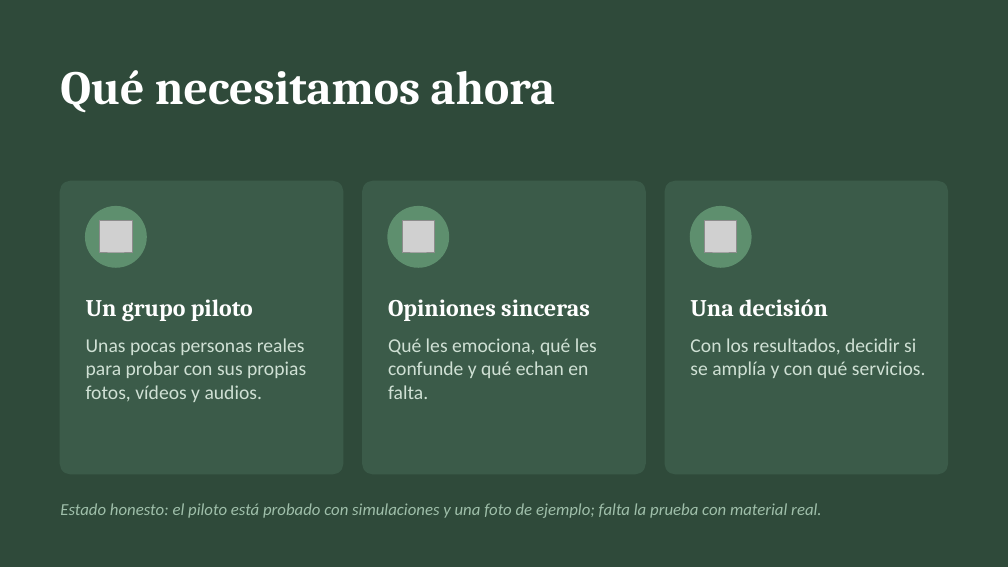
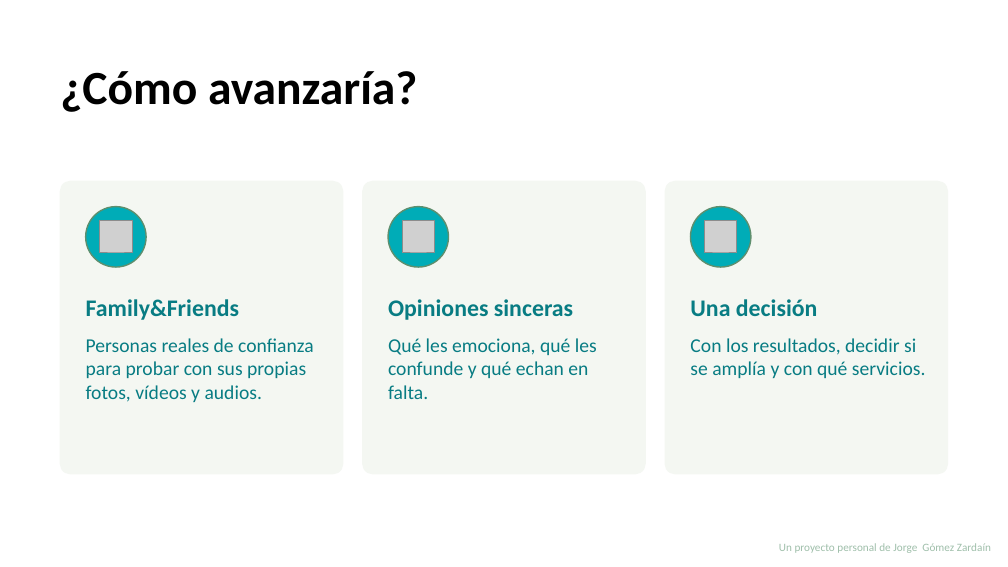
Before and after one commit to jgzmac/mis-memorias-de-oro, a slide deck: slide 9 of docs/Mi-Circulo-del-Tiempo-presentacion.pptx (slide 8 before the commit). Drawn at 1008x567 pixels with LibreOffice and Linux fonts; fonts in the diff are those of the drawing; grey boxes stand for pictures. Boxes give left, top, right and bottom in pixels: in the first picture for what was removed or moved away, otherwise in the second. Text is boxed around its words. In the diff, an @@ line names an element or a change of style, - is before the commit and + after.

Commit message:
versión 2.1.3 - Añadidos textos y anotaciones de propiedad intelectual a nombre de Jorge Gómez Zardaín

```diff
--- a/docs/Mi-Circulo-del-Tiempo-presentacion.pptx
+++ b/docs/Mi-Circulo-del-Tiempo-presentacion.pptx
@@ background #2F4A3A to #FFFFFF @@
@@ text at [60,71,417,112]: text changed; font Cambria to Calibri; text colour #FFFFFF to #000000 @@
-Qué necesitamos ahora
+¿Cómo avanzaría?
@@ fill #3B5B49 to #F4F7F2; outline #3B5B49 1 pt to #F4F7F2 1 pt in 3 elements at [363,181,645,474], [665,181,948,474], [60,181,343,474] @@
@@ fill #5E8F6E to #00ACB7 in 3 elements at [86,207,146,267], [388,207,449,267], [690,207,751,267] @@
@@ text at [86,299,239,320]: text changed; font Cambria to Calibri; text colour #FFFFFF to #087C83 @@
-Un grupo piloto
+Family&Friends
@@ text "Opiniones sinceras" at [388,299,573,320]: font Cambria to Calibri, text colour #FFFFFF to #087C83 @@
@@ text "Una decisión" at [690,299,818,316]: font Cambria to Calibri, text colour #FFFFFF to #087C83 @@
@@ text at [86,338,314,402]: text changed; text colour #CFE0D4 to #087C83 @@
-Unas pocas personas reales para probar con sus propias fotos, vídeos y audios.
+Personas reales de confianza para probar con sus propias fotos, vídeos y audios.
@@ text "Qué les emociona, qué les ..." at [388,338,597,399]: text colour #CFE0D4 to #087C83 @@
@@ text "Con los resultados, decidir si ..." at [690,338,926,378]: text colour #CFE0D4 to #087C83 @@
@@ text removed at [60,503,821,518] @@
-Estado honesto: el piloto está probado con simulaciones y una foto de ejemplo; falta la prueba con material real.
@@ text added at [779,543,991,553], 8 pt, text #9FBFAA @@
+Un proyecto personal de Jorge Gómez Zardaín
```
Also in this commit, not shown: 7 other slides changed, 2 slides added, 28 other files.
